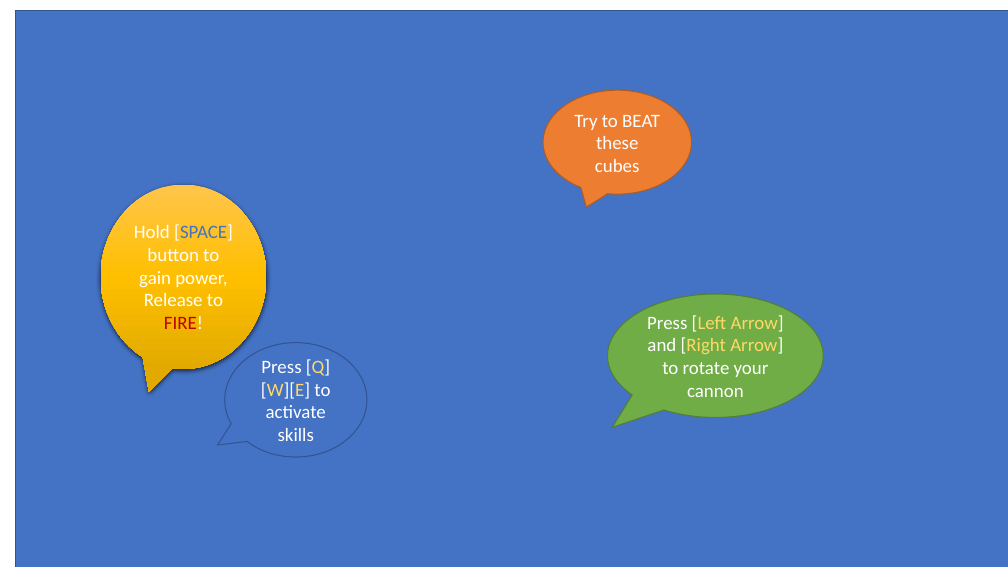
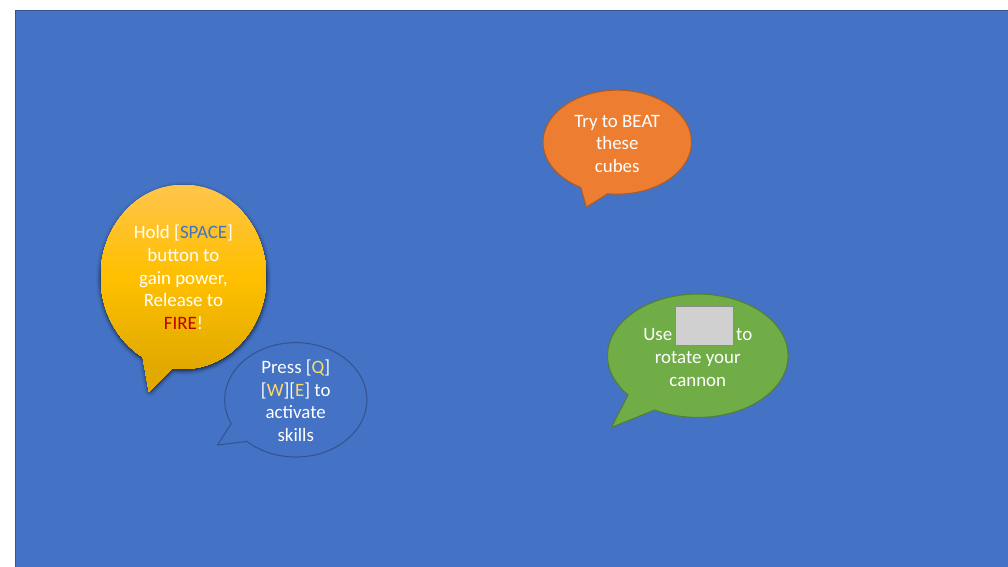
Before and after one commit to dyzsunson/BunnyBall_VR, a slide deck: slide 1 of Document/Rabbit_Tutorial.pptx. Drawn at 1008x567 pixels with LibreOffice and Linux fonts; fonts in the diff are those of the drawing; grey boxes stand for pictures; background and template pictures are left out. Boxes give left, top, right and bottom in pixels: in the first picture for what was removed or moved away, otherwise in the second. Text is boxed around its words. In the diff, an @@ line names an element or a change of style, - is before the commit and + after.

```diff
--- a/Document/Rabbit_Tutorial.pptx
+++ b/Document/Rabbit_Tutorial.pptx
@@ speech bubble "Use to rotate your cannon" resized from (x1=608, y1=294, x2=823, y2=417) to (x1=608, y1=294, x2=789, y2=417) @@
@@ text in speech bubble at (x1=643, y1=328, x2=752, y2=386): text changed @@
-Press [Left Arrow] and [Right Arrow] to rotate your cannon
+Use to rotate your cannon
@@ picture added at (x1=676, y1=307, x2=733, y2=346) @@
```
Also in this commit, not shown: 1 other slide changed.
